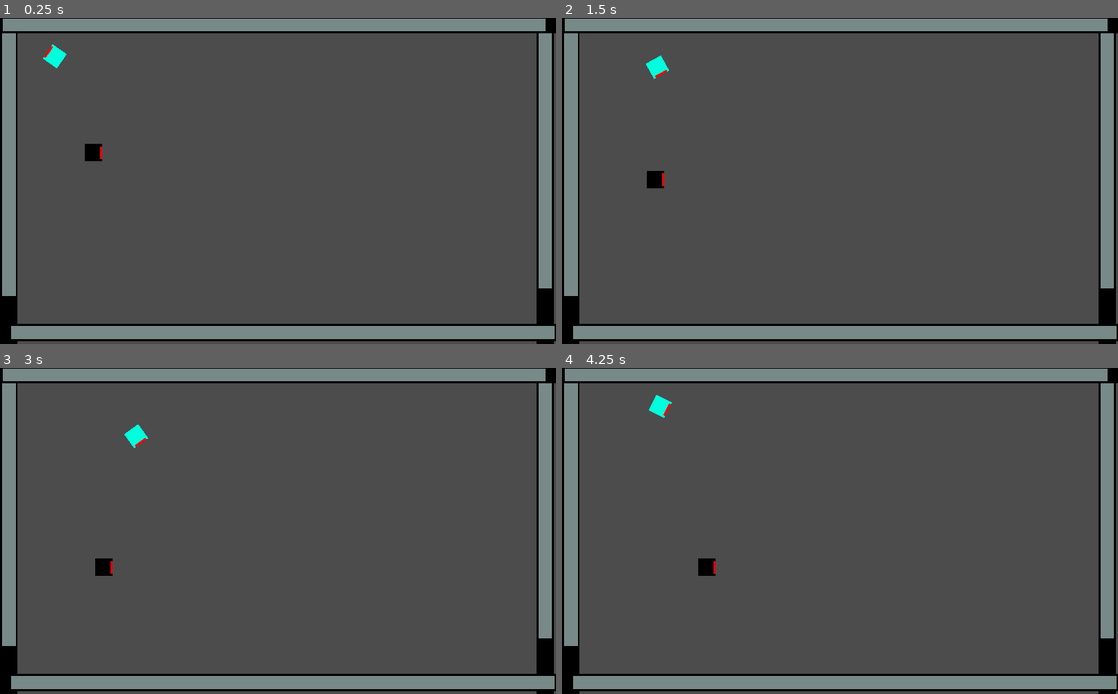
Above: before the commit, frames 1-4 (two rows, left to right).
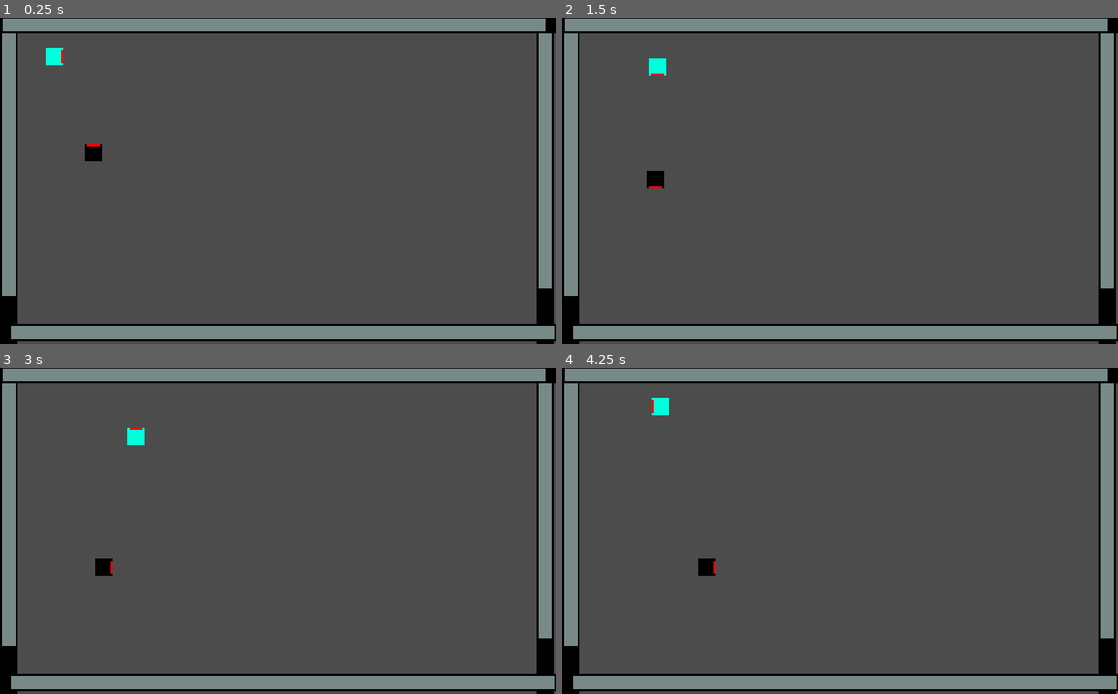
Above: after the commit, the same moments.

Repository: tsonnen/testGame
Game: Godot game, scene res://scenes/Main.tscn
The game is run twice, just before and just after one commit, with the same random seed, the same clock (stepped at 60 frames per second) and the same inputs.
Inputs (mouse positions are in pixels of both pictures, inside the frame that each line leads up to):
- Up to frame 1 (0.25 s): no input
- Up to frame 2 (1.5 s): move the mouse to (962, 164) at 0.52 s; hold D (right) 0.53-1.28 s; move the mouse to (728, 197) at 1.27 s; hold S (down) from 1.28 s (still down)
- Up to frame 3 (3 s): move the mouse to (333, 459) at 2.02 s; release S (down) at 2.03 s; hold D (right) 2.03-2.78 s; move the mouse to (250, 596) at 2.77 s; hold W (up) from 2.78 s (still down)
- Up to frame 4 (4.25 s): move the mouse to (1006, 579) at 3.52 s; release W (up) at 3.53 s; hold A (left) from 3.53 s (still down)

The runs differ from the first frame. In frame 1, 0.1% of the frame differs, in the area x 7-19%, y 8-44%; in frame 2, less than 0.1%; in frame 3, less than 0.1%; in frame 4, less than 0.1%.

Commit message:
Fix unit facing when moving

Diff:
--- a/scripts/Enemy.gd
+++ b/scripts/Enemy.gd
@@ -1,5 +1,6 @@
 extends KinematicBody2D
 
+var helpers = load("res://scripts/Helpers.gd").new()
 
 export (float) var speed = 1
 var movement_direction = Vector2()
@@ -40,3 +41,5 @@
 
 	if(collision):
 		change_direction()
+
+	look_at(helpers.get_facing(position, movement_direction))
--- /dev/null
+++ b/scripts/Helpers.gd
@@ -0,0 +1,2 @@
+func get_facing(cur_position, movement_direction):
+	return cur_position + (movement_direction * 3.402823e+38)
--- a/scripts/Player.gd
+++ b/scripts/Player.gd
@@ -1,4 +1,6 @@
 extends KinematicBody2D
+
+var helpers = load("res://scripts/Helpers.gd").new()
 
 export (int) var speed = 100
 
@@ -17,10 +19,9 @@
 		movement_direction.x = -1
 	if(Input.is_action_pressed('right')):
 		movement_direction.x = 1
-		movement_direction.y = 0
 
 	movement_direction = movement_direction.normalized()
 
 	move_and_slide(movement_direction * speed)
 
-	look_at(get_global_mouse_position())
+	look_at(helpers.get_facing(position, movement_direction))
